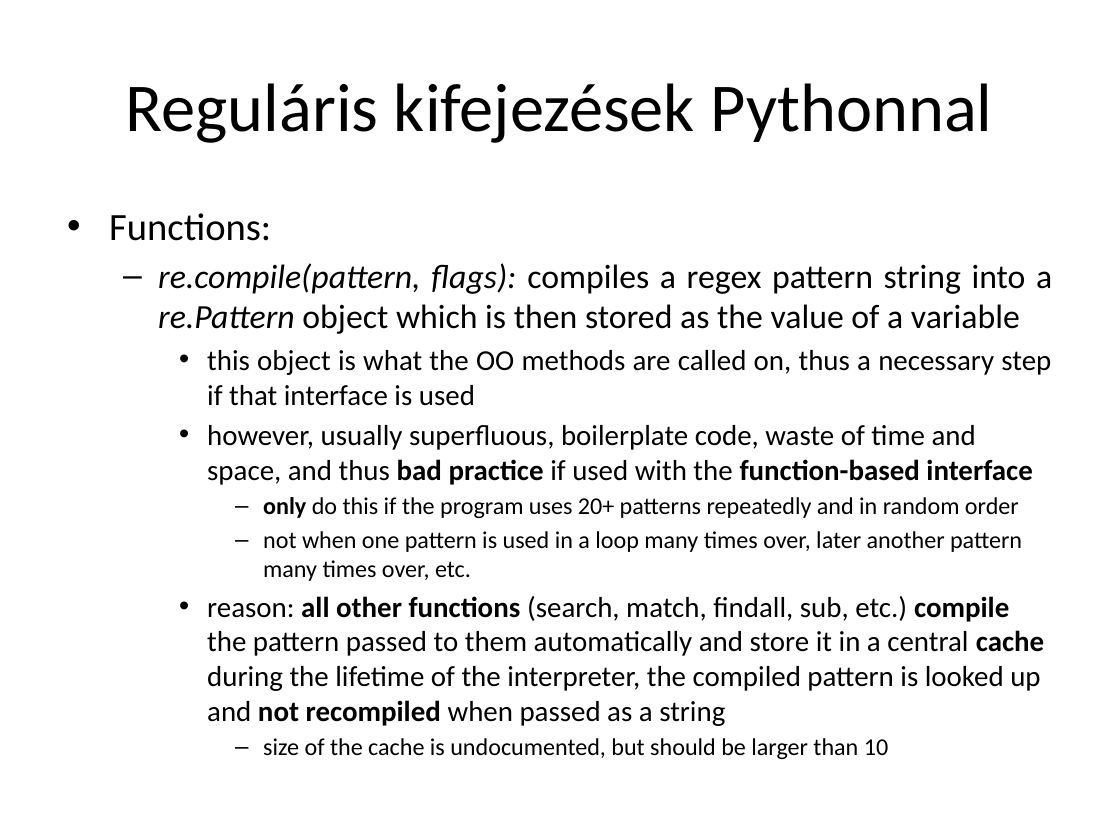
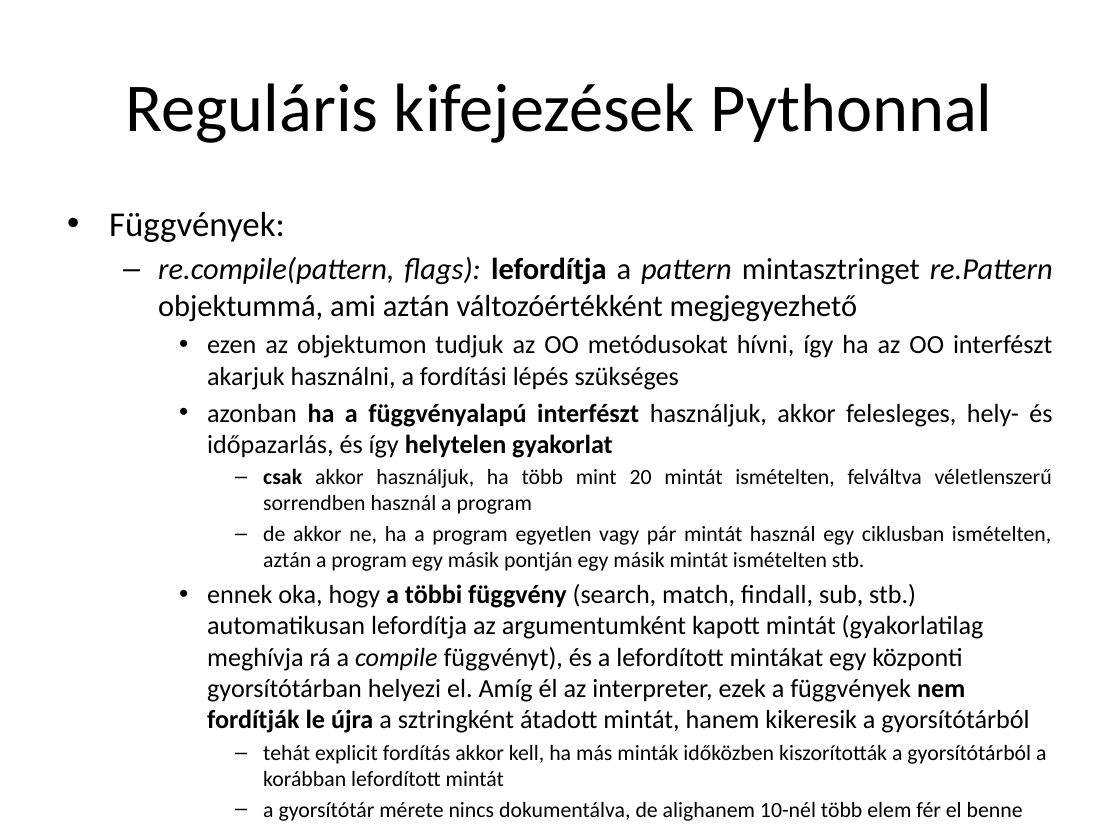
Before and after one commit to Clinical-Bioinformatics-Debrecen/nlp_magyar_2025, a slide deck: slide 29 of 2.pptx. Drawn at 1120x840 pixels with LibreOffice and Linux fonts; fonts in the diff are those of the drawing. Boxes give left, top, right and bottom in pixels: in the first picture for what was removed or moved away, otherwise in the second. Text is boxed around its words. In the diff, an @@ line names an element or a change of style, - is before the commit and + after.

```diff
--- a/2.pptx
+++ b/2.pptx
@@ text at (109,211,1053,764): text changed; size 18.6 to 16.8 pt @@
-• Functions:
-  – re.compile(pattern, flags): compiles a regex pattern string into a re.Pattern object which is then stored as the value of a variable
-    • this object is what the OO methods are called on, thus a necessary step if that interface is used
-    • however, usually superfluous, boilerplate code, waste of time and space, and thus bad practice if used with the function-based interface
-      – only do this if the program uses 20+ patterns repeatedly and in random order
-      – not when one pattern is used in a loop many times over, later another pattern many times over, etc.
-    • reason: all other functions (search, match, findall, sub, etc.) compile the pattern passed to them automatically and store it in a central cache during the lifetime of the interpreter, the compiled pattern is looked up and not recompiled when passed as a string
-      – size of the cache is undocumented, but should be larger than 10
+• Függvények:
+  – re.compile(pattern, flags): lefordítja a pattern mintasztringet re.Pattern objektummá, ami aztán változóértékként megjegyezhető
+    • ezen az objektumon tudjuk az OO metódusokat hívni, így ha az OO interfészt akarjuk használni, a fordítási lépés szükséges
+    • azonban ha a függvényalapú interfészt használjuk, akkor felesleges, hely- és időpazarlás, és így helytelen gyakorlat
+      – csak akkor használjuk, ha több mint 20 mintát ismételten, felváltva véletlenszerű sorrendben használ a program
+      – de akkor ne, ha a program egyetlen vagy pár mintát használ egy ciklusban ismételten, aztán a program egy másik pontján egy másik mintát ismételten stb.
+    • ennek oka, hogy a többi függvény (search, match, findall, sub, stb.) automatikusan lefordítja az argumentumként kapott mintát (gyakorlatilag meghívja rá a compile függvényt), és a lefordított mintákat egy központi gyorsítótárban helyezi el. Amíg él az interpreter, ezek a függvények nem fordítják le újra a sztringként átadott mintát, hanem kikeresik a gyorsítótárból
+      – tehát explicit fordítás akkor kell, ha más minták időközben kiszorították a gyorsítótárból a korábban lefordított mintát
+      – a gyorsítótár mérete nincs dokumentálva, de alighanem 10-nél több elem fér el benne
```
Also in this commit, not shown: 6 other slides changed.
